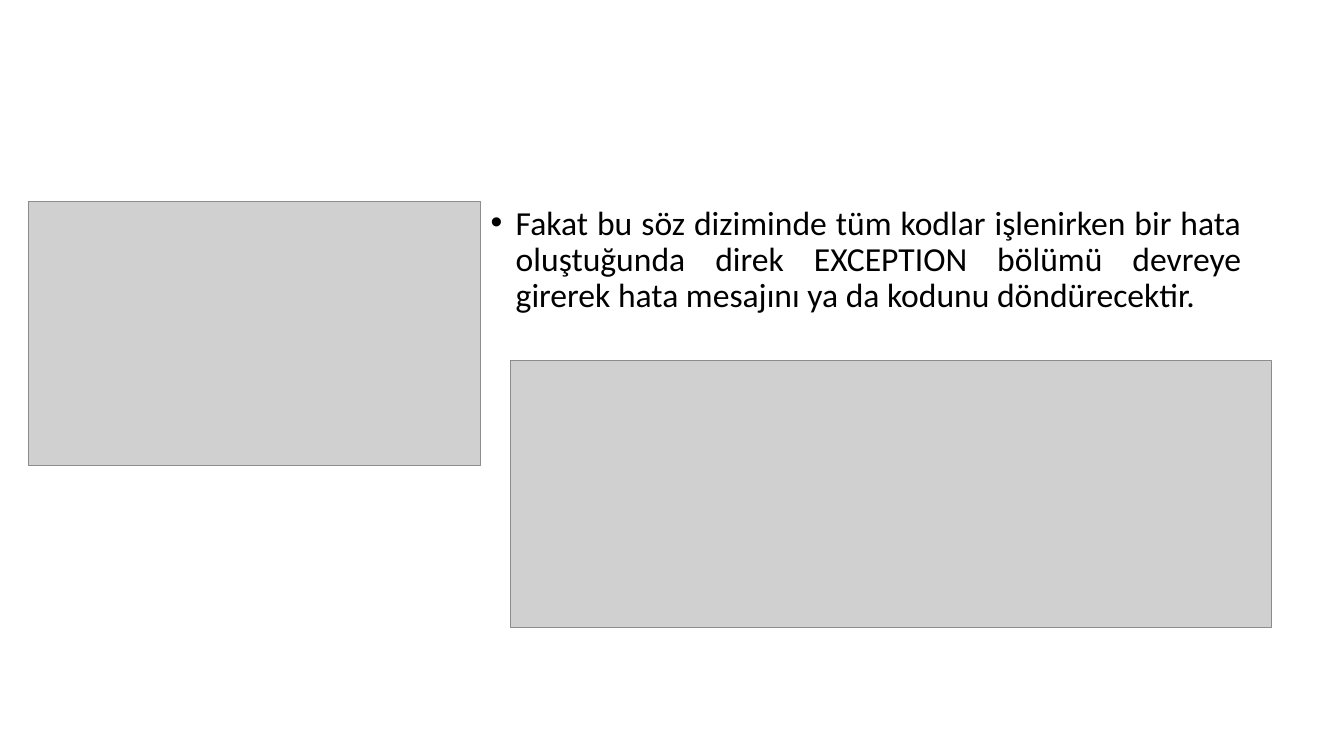
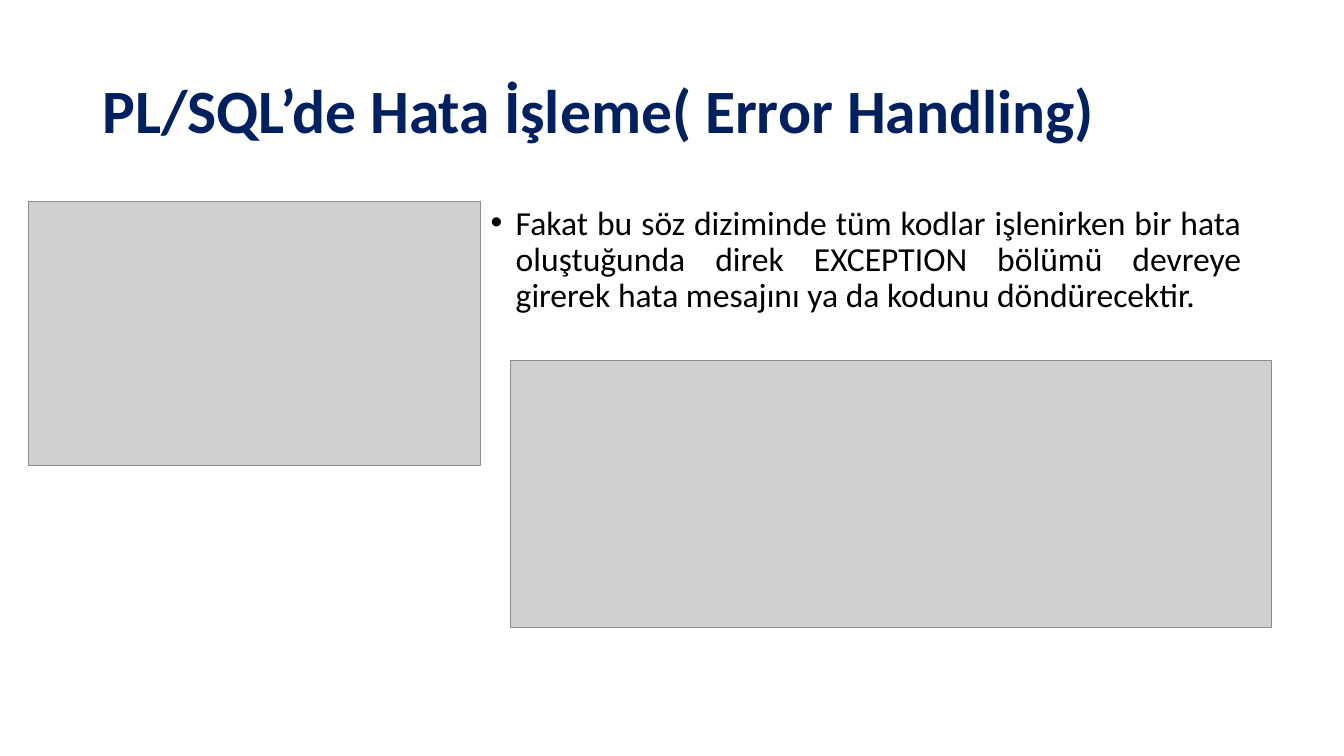
Before and after one commit to SevdanurGENC/Oracle-DB-SQL-Developer-Lecture-Notes, a slide deck: slide 26 of Slides/Oracle DB & SQL Developer - Bolum IV.pptx. Drawn at 1344x756 pixels with LibreOffice and Linux fonts; fonts in the diff are those of the drawing; grey boxes stand for pictures. Boxes give left, top, right and bottom in pixels: in the first picture for what was removed or moved away, otherwise in the second. Text is boxed around its words. In the diff, an @@ line names an element or a change of style, - is before the commit and + after.

```diff
--- a/Slides/Oracle DB & SQL Developer - Bolum IV.pptx
+++ b/Slides/Oracle DB & SQL Developer - Bolum IV.pptx
@@ title added at [102, 82, 1094, 144], 44 pt, text #002060, bold @@
+PL/SQL’de Hata İşleme( Error Handling)
```
Also in this commit, not shown: 13 other slides changed, 1 slide added, 1 slide removed, 2 other files.
